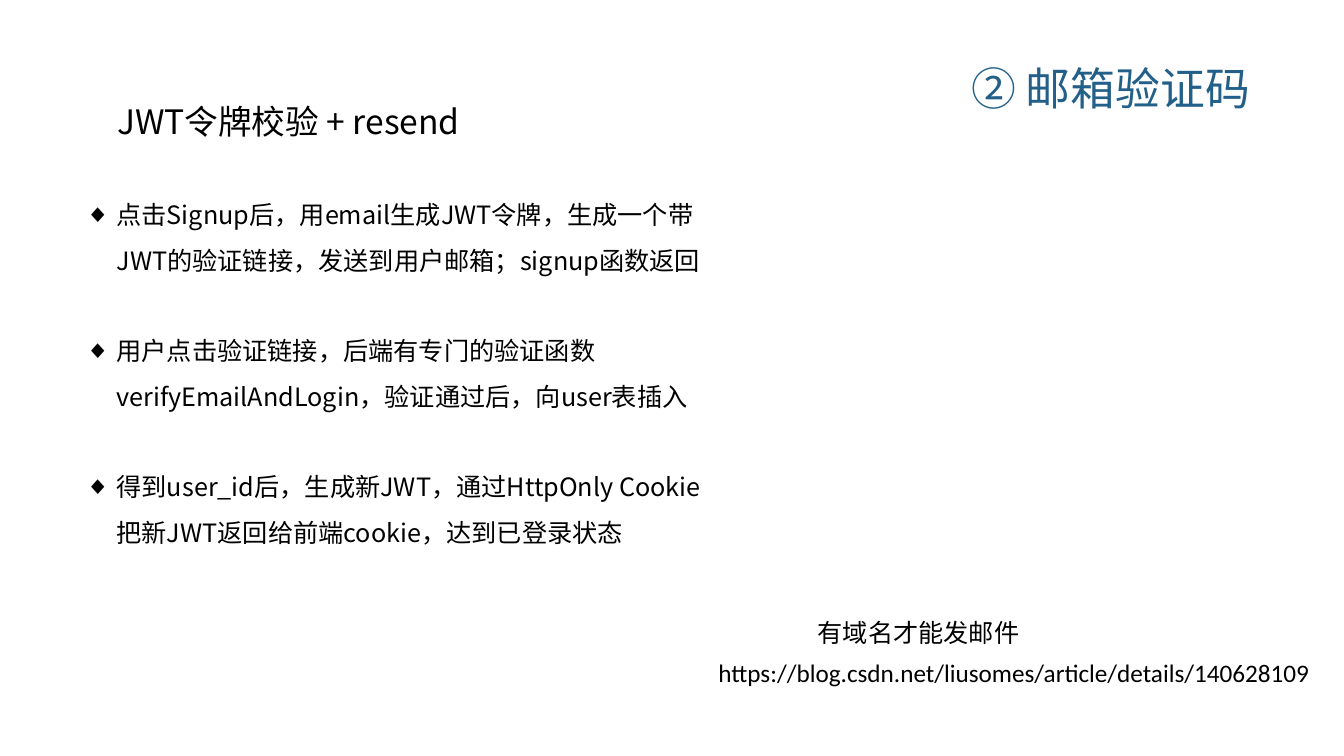
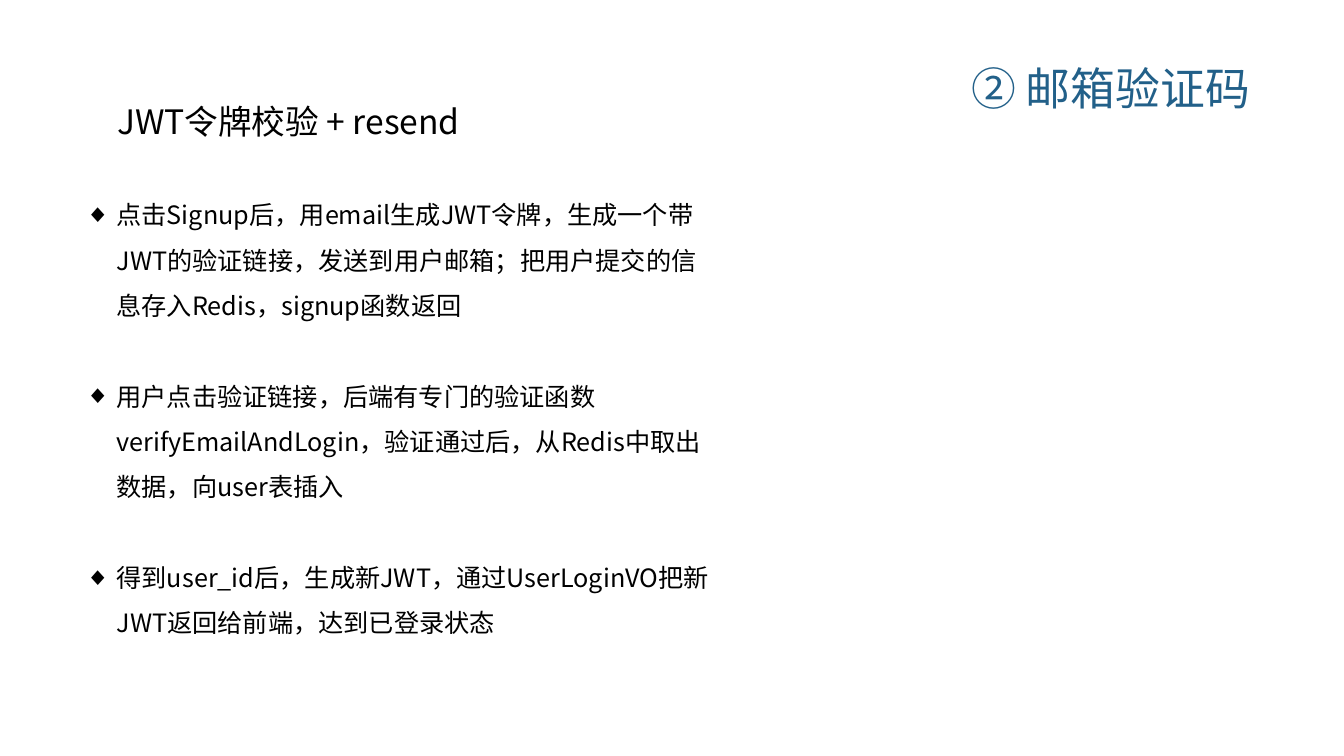
Before and after one commit to 7000qwq/gold, a slide deck: slide 49 of design.pptx. Drawn at 1344x756 pixels with LibreOffice and Linux fonts; fonts in the diff are those of the drawing. Boxes give left, top, right and bottom in pixels: in the first picture for what was removed or moved away, otherwise in the second. Text is boxed around its words. In the diff, an @@ line names an element or a change of style, - is before the commit and + after.

Commit message:
buy a domain 'qwq7000.top', finish email verification with JWT.

```diff
--- a/design.pptx
+++ b/design.pptx
@@ text at (117,202,709,635): text changed @@
-◆ 点击Signup后，用email生成JWT令牌，生成一个带JWT的验证链接，发送到用户邮箱；signup函数返回
-◆ 用户点击验证链接，后端有专门的验证函数verifyEmailAndLogin，验证通过后，向user表插入
-◆ 得到user_id后，生成新JWT，通过HttpOnly Cookie把新JWT返回给前端cookie，达到已登录状态
+◆ 点击Signup后，用email生成JWT令牌，生成一个带JWT的验证链接，发送到用户邮箱；把用户提交的信息存入Redis，signup函数返回
+◆ 用户点击验证链接，后端有专门的验证函数verifyEmailAndLogin，验证通过后，从Redis中取出数据，向user表插入
+◆ 得到user_id后，生成新JWT，通过UserLoginVO把新JWT返回给前端，达到已登录状态
@@ text removed at (818,620,1020,644) @@
-有域名才能发邮件
@@ text removed at (718,664,1309,687) @@
-https://blog.csdn.net/liusomes/article/details/140628109
```
Also in this commit, not shown: 3 slides added, 2 slides removed, 18 other files.
